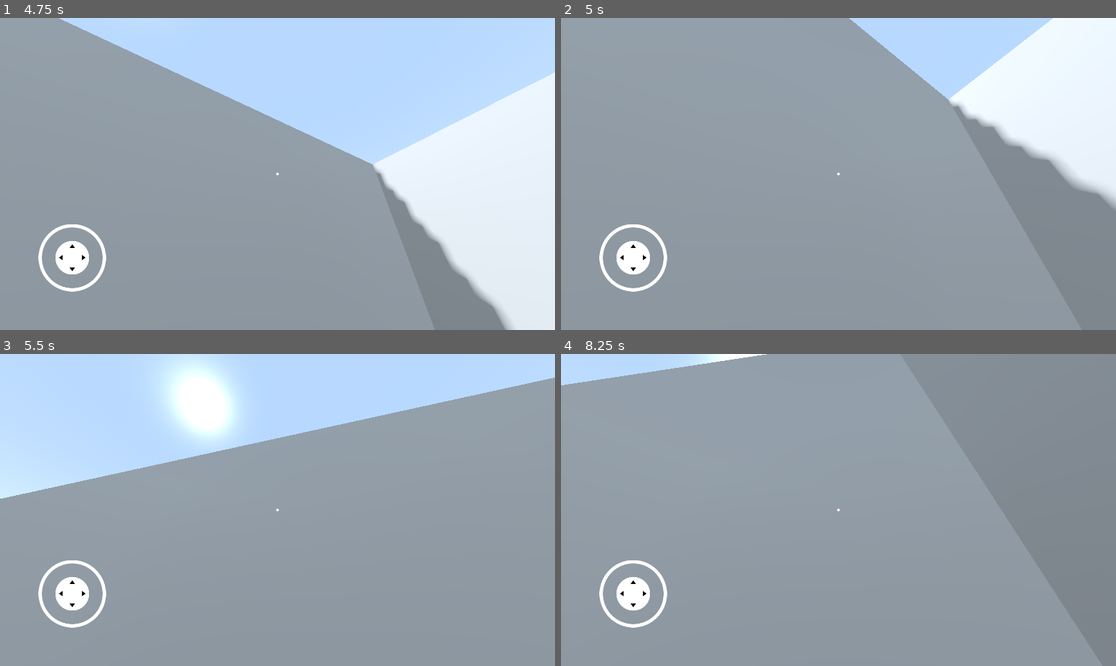
Above: before the commit, frames 1-4 (two rows, left to right).
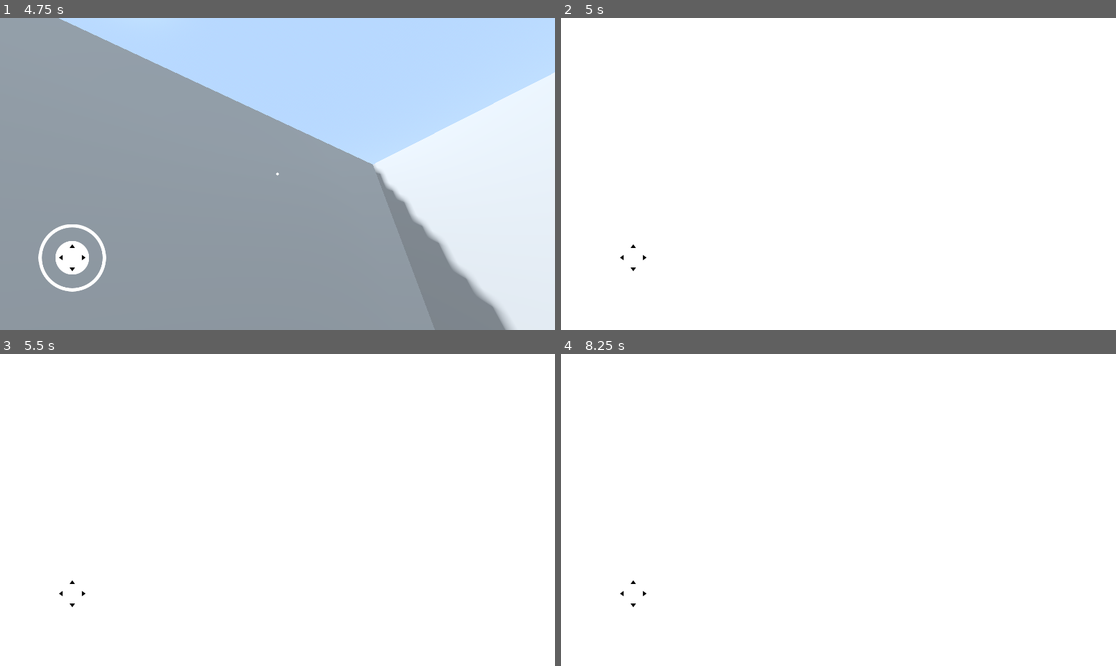
Above: after the commit, the same moments.

Repository: Joshua00013/WhiteHatSimulator
Game: Godot game, scene res://Main Menu/main_menu.tscn
The game is run twice, just before and just after one commit, with the same random seed, the same clock (stepped at 60 frames per second) and the same inputs. The engine's default icon, where the game draws it, is replaced by a stand-in: a white triangle on a blue panel in a dark square.
Inputs (mouse positions are in pixels of both pictures, inside the frame that each line leads up to):
- Up to frame 1 (4.75 s): click "Start Game" at 0.5 s; tap Enter (ui_accept) at 1.25 s; move the mouse to (305, 174) at 1.27 s; hold C (crouch) 1.28-2.03 s; hold W (move_forward) from 1.28 s (still down); tap Space (jump) at 1.52, 2.27, 3.77, 4.52 s; move the mouse to (249, 174) at 2.02 s; tap E (interact) at 2.1 s; move the mouse to (288, 167) at 2.77 s; hold Shift (sprint) 2.78-3.53 s; move the mouse to (271, 180) at 3.52 s; tap F at 3.6 s; move the mouse to (316, 177) at 4.27 s; hold Q from 4.28 s (still down)
- Up to frame 2 (5 s): keep holding W (move_forward); keep holding Q; tap Tab (inventory, bound only after the commit) at 4.9 s
- Up to frame 3 (5.5 s): keep holding W (move_forward); move the mouse to (233, 506) at 5.02 s; release Q at 5.03 s; tap C (crouch) at 5.1 s; tap Space (jump) at 5.27 s
- Up to frame 4 (8.25 s): move the mouse to (844, 510) at 5.77 s; hold E (interact) 5.78-6.53 s; move the mouse to (816, 503) at 6.52 s; release W (move_forward) at 6.53 s; hold D (strafe_right) 6.53-7.28 s; tap Shift (sprint) at 6.6 s; tap Space (jump) at 6.77, 7.52 s; move the mouse to (866, 510) at 7.27 s; hold F 7.28-8.03 s; hold W (move_forward) from 7.28 s (still down); move the mouse to (810, 510) at 8.02 s; tap Q at 8.1 s

Frame 1 is identical in both runs. In frame 2, 89% of the frame differs, in the area x 0-100%, y 0-100%; in frame 3, 98%; in frame 4, 99%.

Commit message:
Player inventory system prototype

Diff:
--- /dev/null
+++ b/Items/flashdrive.tres
@@ -0,0 +1,11 @@
+[gd_resource type="Resource" script_class="InvItem" load_steps=3 format=3 uid="uid://di5juvawhmoq6"]
+
+[ext_resource type="Script" uid="uid://g4ulyqcfe2ao" path="res://Resources/inventory_item.gd" id="1_5p04s"]
+[ext_resource type="Texture2D" uid="uid://uaym1o80x0uq" path="res://icon.svg" id="2_dqq45"]
+
+[resource]
+script = ExtResource("1_5p04s")
+name = "Flash Drive"
+description = "This contains John Mhike's homework files."
+texture = ExtResource("2_dqq45")
+metadata/_custom_type_script = "uid://g4ulyqcfe2ao"
--- /dev/null
+++ b/Items/player_inventory.tres
@@ -0,0 +1,10 @@
+[gd_resource type="Resource" script_class="Inv" load_steps=4 format=3 uid="uid://ysbc0wl30il1"]
+
+[ext_resource type="Script" uid="uid://g4ulyqcfe2ao" path="res://Resources/inventory_item.gd" id="1_31lxn"]
+[ext_resource type="Resource" uid="uid://di5juvawhmoq6" path="res://Items/flashdrive.tres" id="2_52ph3"]
+[ext_resource type="Script" uid="uid://bic7e0057ra4q" path="res://Resources/inventory.gd" id="3_2nala"]
+
+[resource]
+script = ExtResource("3_2nala")
+items = Array[ExtResource("1_31lxn")]([ExtResource("2_52ph3"), null, null, null, null, null, null, null, null, null, null, null])
+metadata/_custom_type_script = "uid://bic7e0057ra4q"
--- /dev/null
+++ b/Resources/inventory.gd
@@ -0,0 +1,5 @@
+extends Resource
+
+class_name Inv
+
+@export var items : Array[InvItem]
--- /dev/null
+++ b/Resources/inventory_item.gd
@@ -0,0 +1,7 @@
+extends Resource
+
+class_name  InvItem
+
+@export var name : String = ""
+@export var description : String = ""
+@export var texture = Texture2D
--- /dev/null
+++ b/Scenes/gui/inventory_ui.tscn
@@ -0,0 +1,20 @@
+[gd_scene load_steps=2 format=3 uid="uid://bva0yfimteh3a"]
+
+[ext_resource type="Script" uid="uid://dpn0l7v8vhtk6" path="res://Scripts/GUI/inventory_ui.gd" id="1_jkvmd"]
+
+[node name="InventoryUI" type="Control"]
+layout_mode = 3
+anchors_preset = 15
+anchor_right = 1.0
+anchor_bottom = 1.0
+grow_horizontal = 2
+grow_vertical = 2
+script = ExtResource("1_jkvmd")
+
+[node name="ColorRect" type="ColorRect" parent="."]
+layout_mode = 1
+anchors_preset = 15
+anchor_right = 1.0
+anchor_bottom = 1.0
+grow_horizontal = 2
+grow_vertical = 2
--- a/Scenes/player.tscn
+++ b/Scenes/player.tscn
@@ -1,10 +1,12 @@
-[gd_scene load_steps=8 format=3 uid="uid://4fjgut4ak6ob"]
+[gd_scene load_steps=10 format=3 uid="uid://4fjgut4ak6ob"]
 
 [ext_resource type="Script" uid="uid://cnwlth5l2crfv" path="res://node_3d.gd" id="1_4flbx"]
+[ext_resource type="Resource" uid="uid://ysbc0wl30il1" path="res://Items/player_inventory.tres" id="2_3smsa"]
 [ext_resource type="PackedScene" uid="uid://4d6admfoa0q5" path="res://Components/interact_ray.tscn" id="2_6t5aa"]
 [ext_resource type="Script" uid="uid://cveawjeisjs1m" path="res://Scripts/GUI/player_camera.gd" id="2_fkybt"]
 [ext_resource type="Texture2D" uid="uid://vec8y8iude51" path="res://Assets/ELR_Corsshairs-export.png" id="3_vgqql"]
 [ext_resource type="PackedScene" uid="uid://duf7na8if78iu" path="res://Main Menu/Pause Menu/pause_menu.tscn" id="4_vgqql"]
+[ext_resource type="PackedScene" uid="uid://bva0yfimteh3a" path="res://Scenes/gui/inventory_ui.tscn" id="7_8erm5"]
 
 [sub_resource type="CapsuleShape3D" id="CapsuleShape3D_onrkg"]
 
@@ -12,6 +14,7 @@
 
 [node name="Node3D" type="CharacterBody3D"]
 script = ExtResource("1_4flbx")
+inventory = ExtResource("2_3smsa")
 
 [node name="CollisionShape3D" type="CollisionShape3D" parent="."]
 transform = Transform3D(1, 0, 0, 0, 1, 0, 0, 0, 1, 0, 1, 0)
@@ -55,3 +58,5 @@
 text = "Press ESC to exit"
 
 [node name="PauseMenu" parent="." instance=ExtResource("4_vgqql")]
+
+[node name="InventoryUI" parent="." instance=ExtResource("7_8erm5")]
--- /dev/null
+++ b/Scripts/GUI/inventory_ui.gd
@@ -0,0 +1,20 @@
+extends Control
+
+func _ready() -> void:
+	GameManager.ui_active = false
+	close()
+
+func _process(delta: float) -> void:
+	if Input.is_action_just_pressed("inventory"):
+		if GameManager.ui_active == true:
+			close()
+		else:
+			open()
+
+func open():
+	visible = true
+	GameManager.ui_active = true
+
+func close():
+	visible = false
+	GameManager.ui_active = false
--- a/node_3d.gd
+++ b/node_3d.gd
@@ -2,6 +2,8 @@
 
 const SPEED = 5.0
 const JUMP_VELOCITY = 10
+
+@export var inventory : Inv
 @export var sensitivity := 0.25
 @export var min_angle = -80
 @export var max_angle = 90
--- a/project.godot
+++ b/project.godot
@@ -82,6 +82,11 @@
 "events": [Object(InputEventKey,"resource_local_to_scene":false,"resource_name":"","device":-1,"window_id":0,"alt_press …(195 unchanged characters)…
 ]
 }
+inventory={
+"deadzone": 0.2,
+"events": [Object(InputEventKey,"resource_local_to_scene":false,"resource_name":"","device":-1,"window_id":0,"alt_pressed":false,"shift_pressed":false,"ctrl_pressed":false,"meta_pressed":false,"pressed":false,"keycode":0,"physical_keycode":4194306,"key_label":0,"unicode":0,"location":0,"echo":false,"script":null)
+]
+}
 
 [input_devices]
 
Not shown, added: Resources/inventory.gd.uid
Not shown, added: Resources/inventory_item.gd.uid
Not shown, added: Scripts/GUI/inventory_ui.gd.uid
